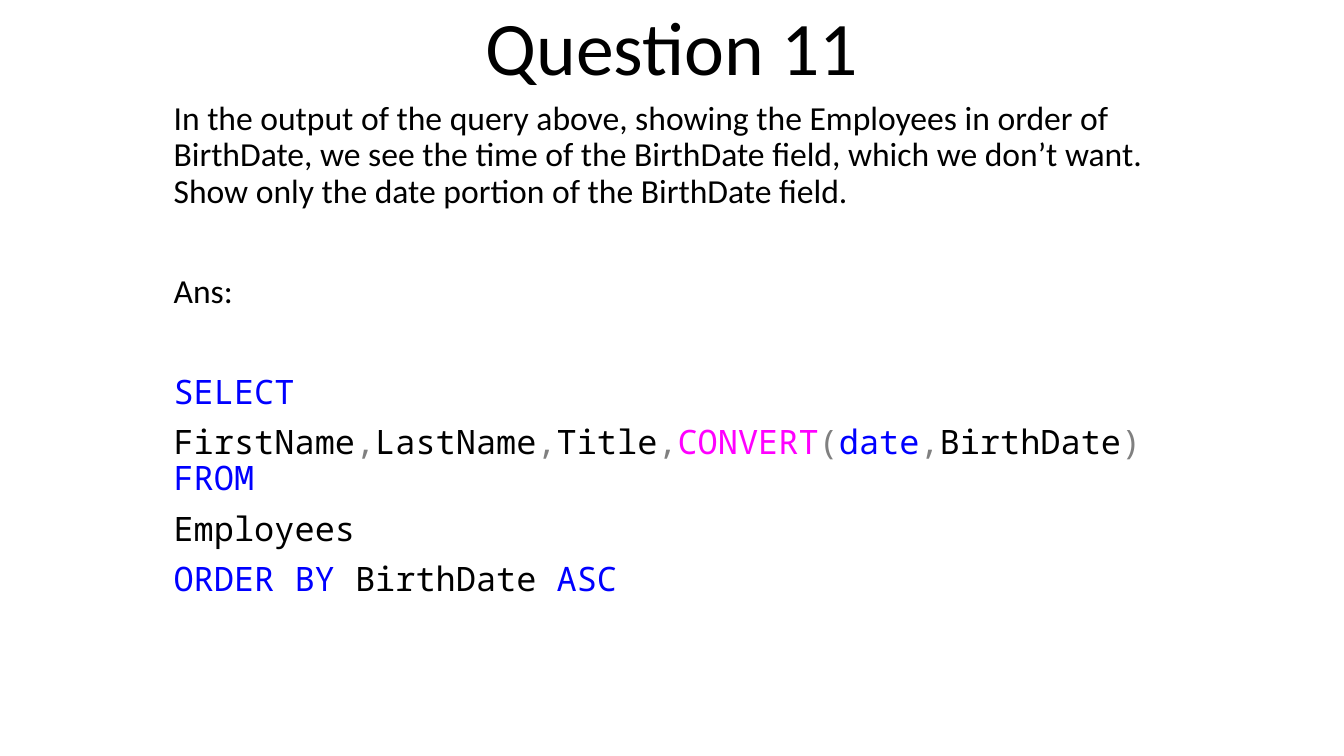
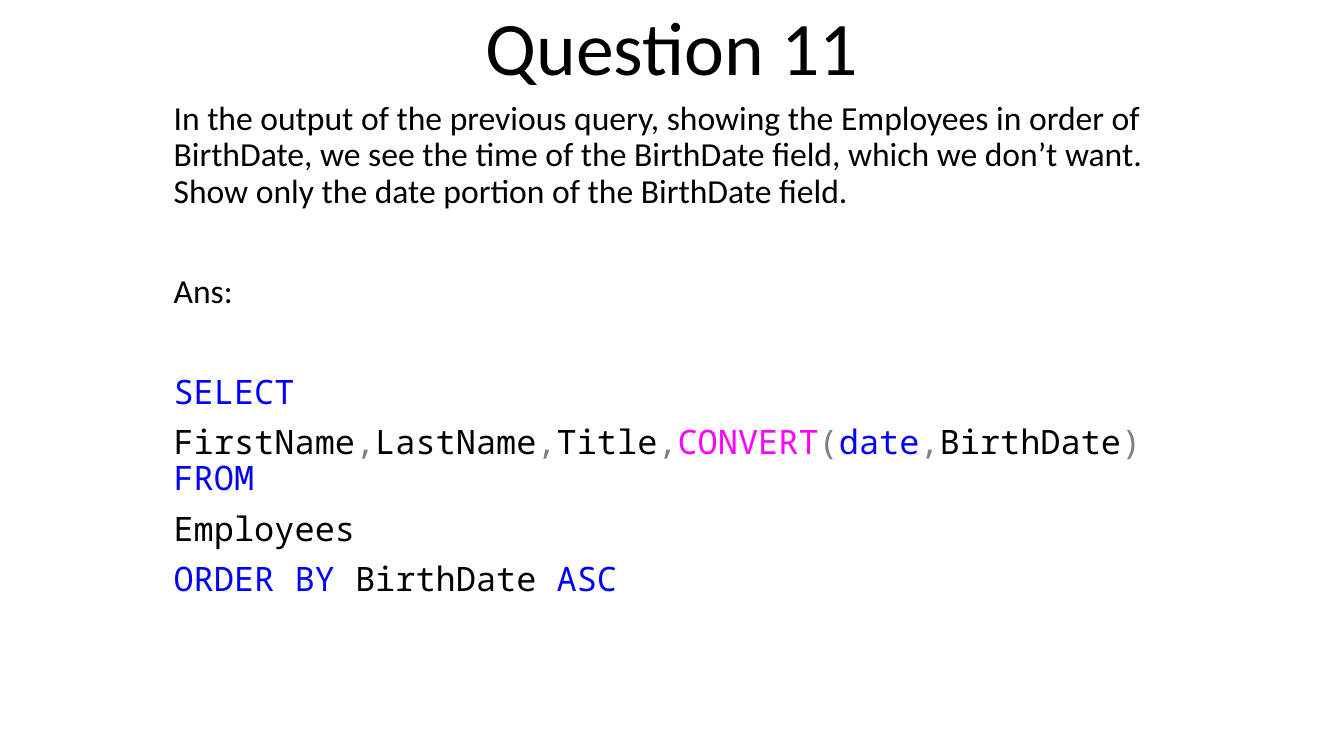
Before and after one commit to KaustubhSathe/sql-challenges, a slide deck: slide 11 of 3. Northwind Challenges/Beginner-Problems.pptm. Drawn at 1344x756 pixels with LibreOffice and Linux fonts; fonts in the diff are those of the drawing. Boxes give left, top, right and bottom in pixels: in the first picture for what was removed or moved away, otherwise in the second. Text is boxed around its words. In the diff, an @@ line names an element or a change of style, - is before the commit and + after.

```diff
--- a/3. Northwind Challenges/Beginner-Problems.pptm
+++ b/3. Northwind Challenges/Beginner-Problems.pptm
@@ subtitle at [174, 106, 1142, 209]: text changed @@
-In the output of the query above, showing the Employees in order of BirthDate, we see the time of the BirthDate field, which we don’t want. Show only the date portion of the BirthDate field.
+In the output of the previous query, showing the Employees in order of BirthDate, we see the time of the BirthDate field, which we don’t want. Show only the date portion of the BirthDate field.
```
Also in this commit, not shown: 4 other files.
